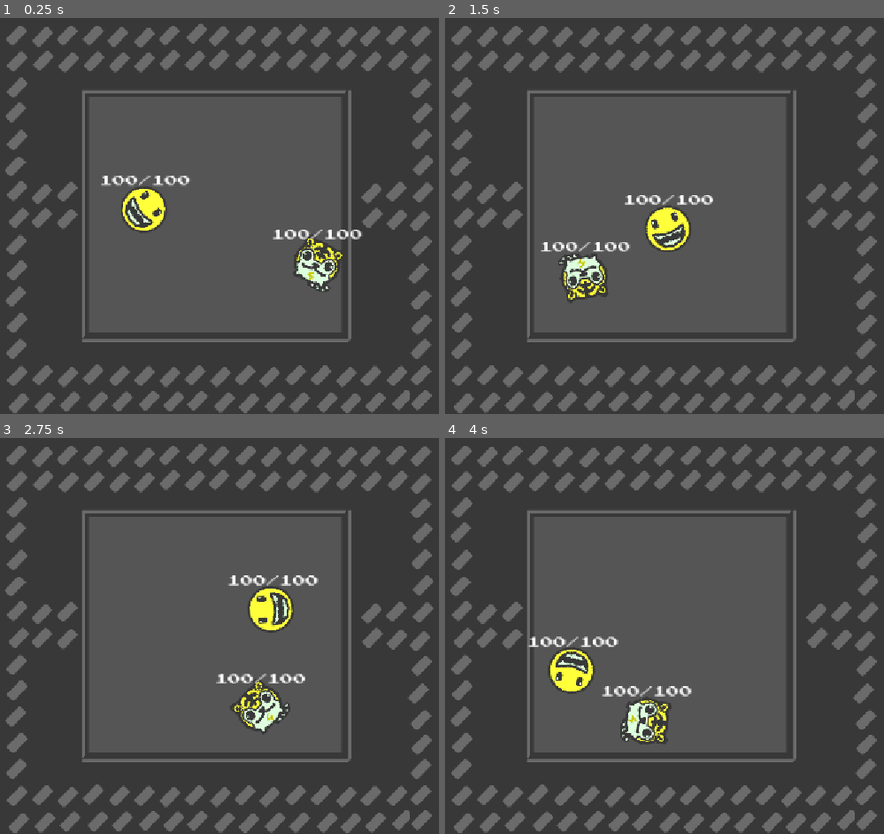
Above: before the commit, frames 1-4 (two rows, left to right).
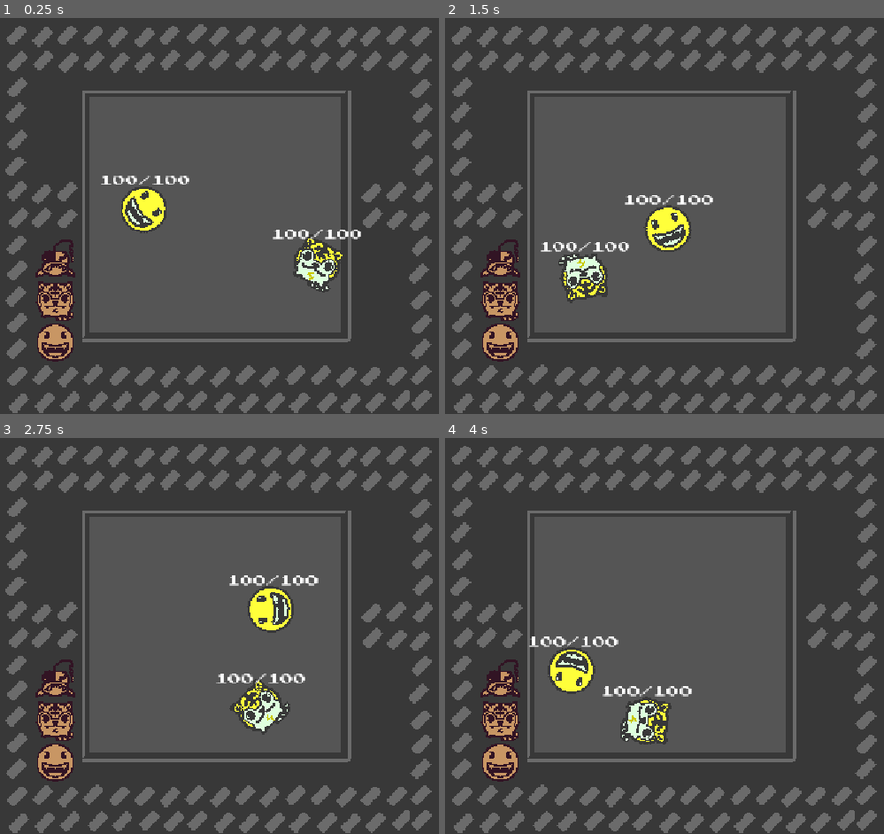
Above: after the commit, the same moments.

Repository: nusima-59487/ballbattle
Game: Godot game, scene res://main.tscn
The game is run twice, just before and just after one commit, with the same random seed, the same clock (stepped at 60 frames per second) and the same inputs.
Inputs (mouse positions are in pixels of both pictures, inside the frame that each line leads up to):
- Up to frame 1 (0.25 s): no input
- Up to frame 2 (1.5 s): click (497, 259) at 0.52 s; click (497, 299) at 1.27 s
- Up to frame 3 (2.75 s): click (52, 762) at 2.02 s
- Up to frame 4 (4 s): click (497, 679) at 2.77 s; click (497, 719) at 3.52 s

The runs differ from the first frame. In frame 1, 3.0% of the frame differs, in the area x 1-99%, y 2-100%; in frame 2, 2.9%; in frame 3, 2.9%; in frame 4, 2.9%.

Commit message:
cool stuff happening

Diff:
--- /dev/null
+++ b/interactive_sprite_slot.tscn
@@ -0,0 +1,3 @@
+[gd_scene format=3 uid="uid://bkjtjhorod3ad"]
+
+[node name="PlayerSlot1" type="Sprite2D" unique_id=853169994]
--- a/main.tscn
+++ b/main.tscn
@@ -1,8 +1,11 @@
 [gd_scene format=3 uid="uid://cmduosksoq088"]
 
 [ext_resource type="Texture2D" uid="uid://b17333xlc2d6y" path="res://assets/battle_backgroundC.png" id="1_h2yge"]
+[ext_resource type="Script" uid="uid://x3ycjt64tjcq" path="res://scripts/battle.gd" id="1_1bvp3"]
+
 [ext_resource type="PackedScene" uid="uid://na58dyi6njlb" path="res://balls/verity_ball.tscn" id="2_h2yge"]
 [ext_resource type="PackedScene" uid="uid://donj2i1jrkbhp" path="res://balls/bijabilli_ball.tscn" id="3_1bvp3"]
+[ext_resource type="Texture2D" uid="uid://dbemfhu7n076a" path="res://assets/verity.png" id="7_5vw27"]
 
 [sub_resource type="RectangleShape2D" id="RectangleShape2D_i1io4"]
 size = Vector2(120, 10)
@@ -11,6 +14,7 @@
 size = Vector2(10, 100)
 
 [node name="Node2D" type="Node2D" unique_id=315661774]
+script = ExtResource("1_1bvp3")
 
 [node name="Sprite2D" type="Sprite2D" parent="." unique_id=1703523905]
 scale = Vector2(0.3218243, 0.33301547)
@@ -42,3 +46,28 @@
 
 [node name="Camera2D" type="Camera2D" parent="." unique_id=1244868719]
 zoom = Vector2(4, 4)
+
+[node name="PlayerSlot1" type="TextureButton" parent="." unique_id=66976012]
+offset_left = -65.0
+offset_top = 17.0
+offset_right = -1.0
+offset_bottom = 81.0
+scale = Vector2(0.25, 0.25)
+pivot_offset = Vector2(-11, -10)
+texture_normal = ExtResource("7_5vw27")
+
+[node name="PlayerSlot2" type="TextureButton" parent="." unique_id=1549977663]
+offset_left = -65.0
+offset_top = 34.0
+offset_right = -65.0
+offset_bottom = 34.0
+scale = Vector2(0.25, 0.25)
+pivot_offset = Vector2(-11, -10)
+
+[node name="PlayerSlot3" type="TextureButton" parent="." unique_id=1408195750]
+offset_left = -65.0
+offset_top = 51.0
+offset_right = -65.0
+offset_bottom = 51.0
+scale = Vector2(0.25, 0.25)
+pivot_offset = Vector2(-11, -10)
--- a/project.godot
+++ b/project.godot
@@ -15,6 +15,10 @@
 config/features=PackedStringArray("4.7", "Forward Plus")
 config/icon="res://icon.svg"
 
+[autoload]
+
+GameInstance="*uid://ce8moqg7r2ol1"
+
 [display]
 
 window/stretch/mode="canvas_items"
@@ -26,4 +30,5 @@
 
 [rendering]
 
+textures/canvas_textures/default_texture_filter=0
 rendering_device/driver.windows="d3d12"
--- /dev/null
+++ b/scripts/battle.gd
@@ -0,0 +1,22 @@
+extends Node2D
+
+@onready var player_slot_1: TextureButton = $PlayerSlot1
+@onready var player_slot_2: TextureButton = $PlayerSlot2
+@onready var player_slot_3: TextureButton = $PlayerSlot3
+
+@onready var player_slots: Array[TextureButton] = [player_slot_3, player_slot_2, player_slot_1]
+
+# Called when the node enters the scene tree for the first time.
+func _ready() -> void:
+	for i in min(GameInstance.player_balls_lineup.size(), 3):
+		var img = Image.load_from_file("res://assets/" + GameInstance.player_balls_lineup[i] + ".png")
+		print(img)
+		var img_texture = ImageTexture.create_from_image(img)
+		print(img_texture)
+		player_slots[i].texture_normal = img_texture
+		print(player_slots[i].texture_normal)
+
+
+# Called every frame. 'delta' is the elapsed time since the previous frame.
+func _process(delta: float) -> void:
+	pass
--- /dev/null
+++ b/scripts/game_instance.gd
@@ -0,0 +1,14 @@
+extends Node
+
+var player_balls_available: Array[String] = []
+var player_balls_lineup: Array[String] = ["verity", "bijabilli", "angler"]
+
+
+# Called when the node enters the scene tree for the first time.
+func _ready() -> void:
+	pass # Replace with function body.
+
+
+# Called every frame. 'delta' is the elapsed time since the previous frame.
+func _process(delta: float) -> void:
+	pass
Not shown, changed: assets/verity.png.import
Not shown, added: scripts/battle.gd.uid
Not shown, added: scripts/game_instance.gd.uid
